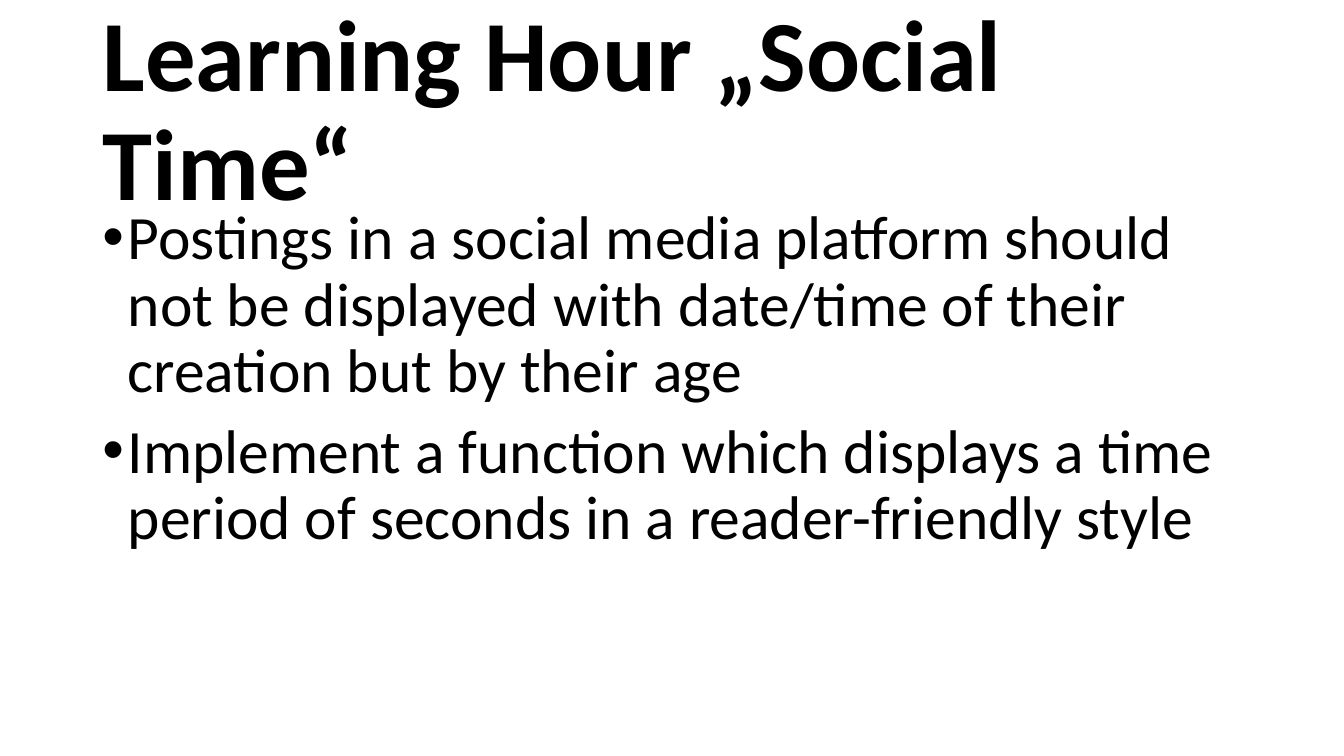
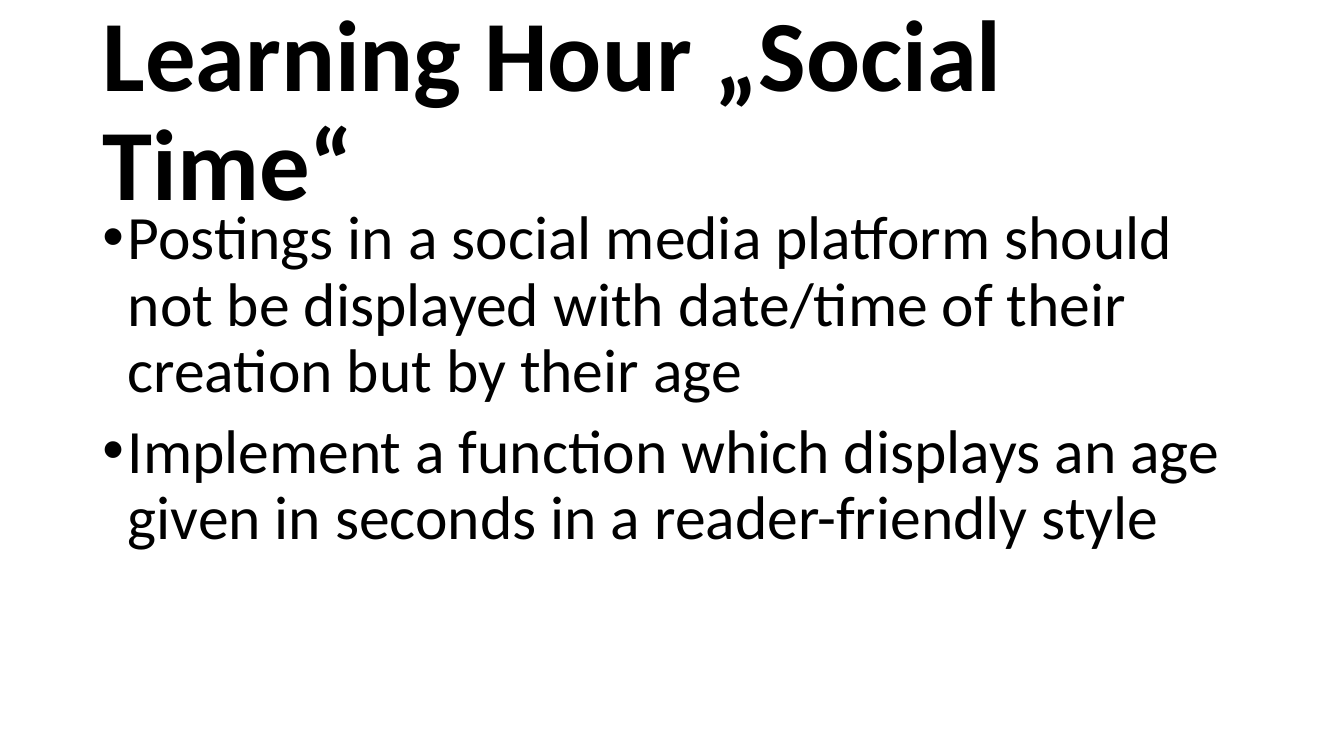
Before and after one commit to jlessner/hello-coding-dojo, a slide deck: slide 1 of learning-hour-social-time.pptx. Drawn at 1344x756 pixels with LibreOffice and Linux fonts; fonts in the diff are those of the drawing. Boxes give left, top, right and bottom in pixels: in the first picture for what was removed or moved away, otherwise in the second. Text is boxed around its words. In the diff, an @@ line names an element or a change of style, - is before the commit and + after.

```diff
--- a/learning-hour-social-time.pptx
+++ b/learning-hour-social-time.pptx
@@ text at (x1=128, y1=430, x2=1219, y2=550): text changed @@
-• Implement a function which displays a time period of seconds in a reader-friendly style
+• Implement a function which displays an age given in seconds in a reader-friendly style
```
Also in this commit, not shown: 57 other files.
